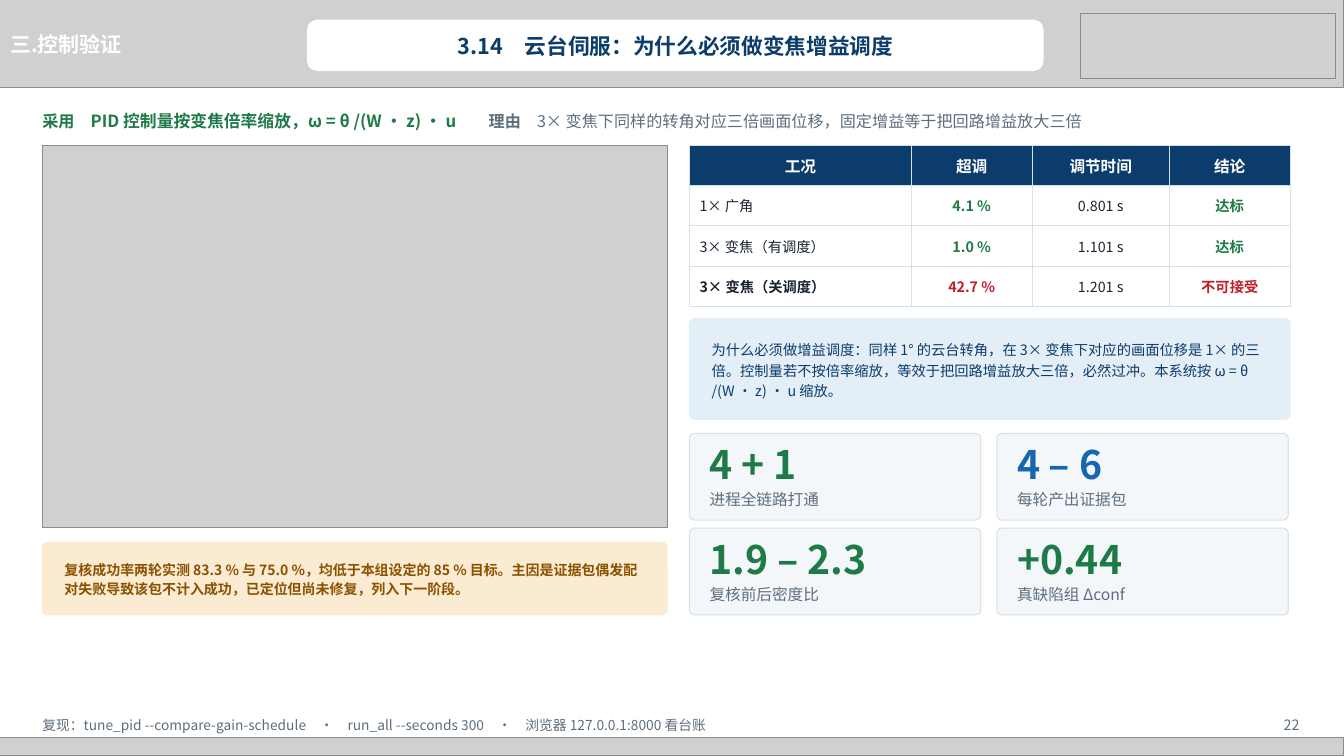
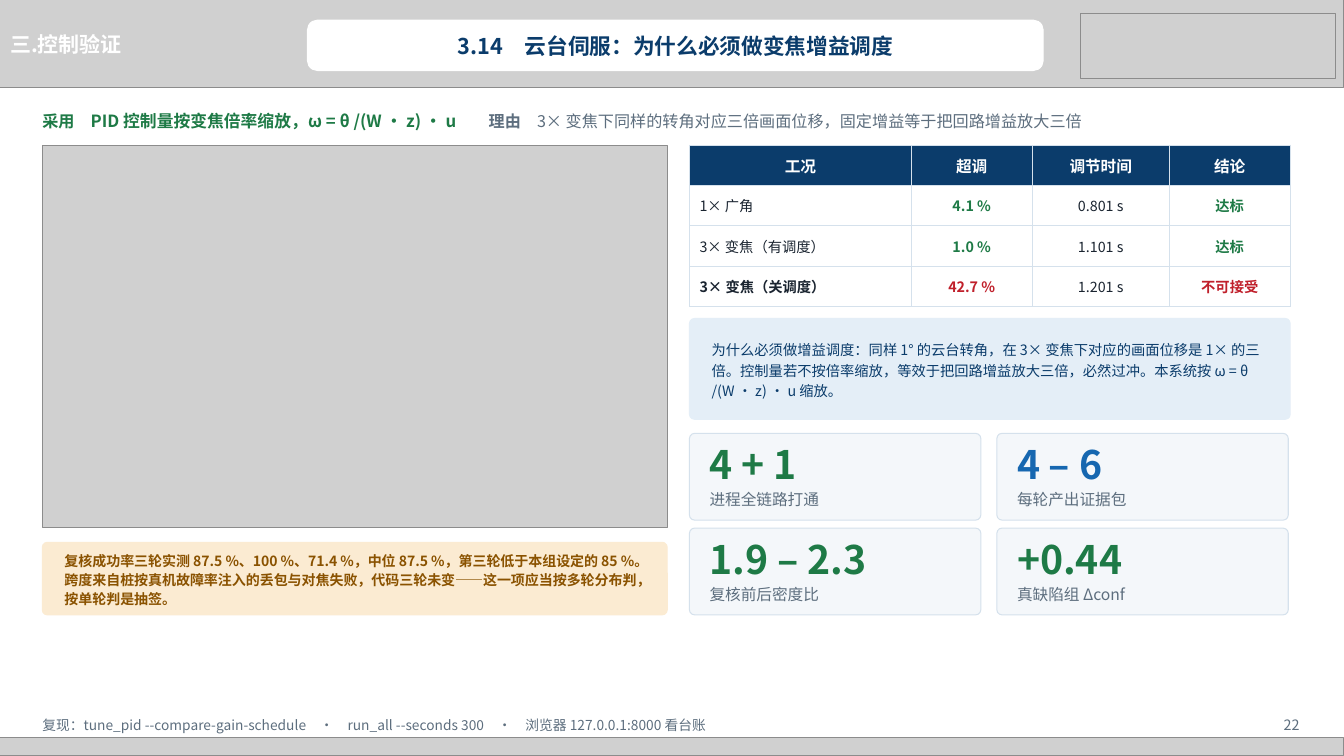
Before and after one commit to heizitalk666/2026summer, a slide deck: slide 22 of deliverables/中期答辩.pptx. Drawn at 1344x756 pixels with LibreOffice and Linux fonts; fonts in the diff are those of the drawing; grey boxes stand for pictures. Boxes give left, top, right and bottom in pixels: in the first picture for what was removed or moved away, otherwise in the second. Text is boxed around its words. In the diff, an @@ line names an element or a change of style, - is before the commit and + after.

```diff
--- a/deliverables/中期答辩.pptx
+++ b/deliverables/中期答辩.pptx
@@ text at [64,554,650,606]: text changed @@
-复核成功率两轮实测 83.3 % 与 75.0 %，均低于本组设定的 85 % 目标。主因是证据包偶发配对失败导致该包不计入成功，已定位但尚未修复，列入下一阶段。
+复核成功率三轮实测 87.5 %、100 %、71.4 %，中位 87.5 %，第三轮低于本组设定的 85 %。跨度来自桩按真机故障率注入的丢包与对焦失败，代码三轮未变——这一项应当按多轮分布判，按单轮判是抽签。
```
Also in this commit, not shown: 2 other slides changed, 15 other files.
